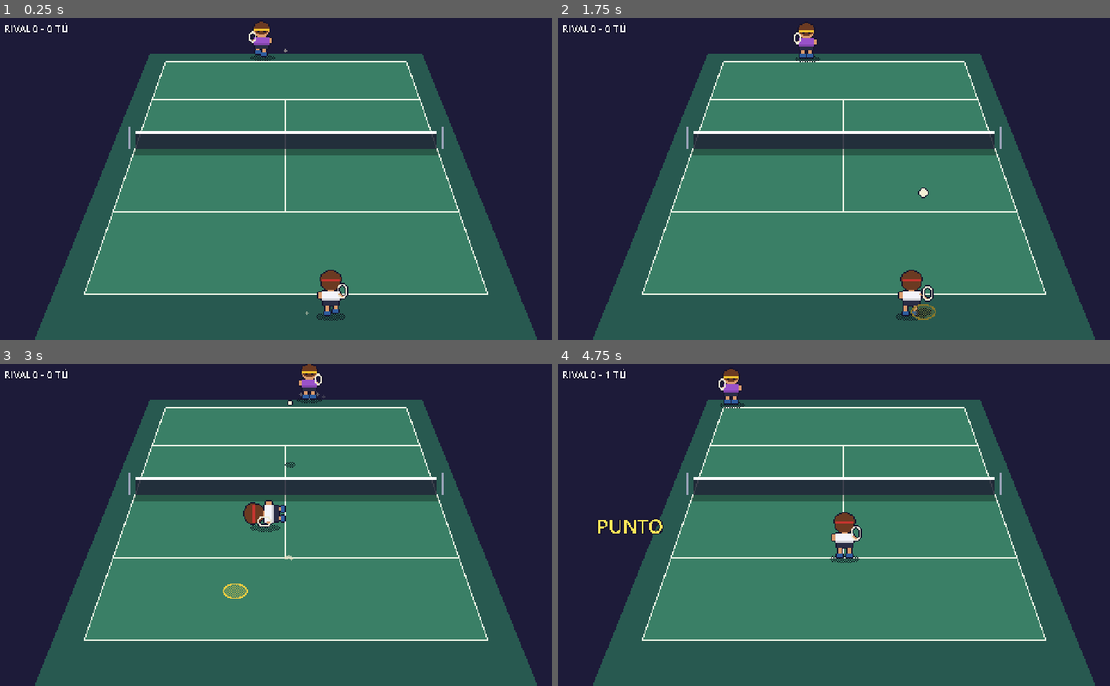
Above: before the commit, frames 1-4 (two rows, left to right).
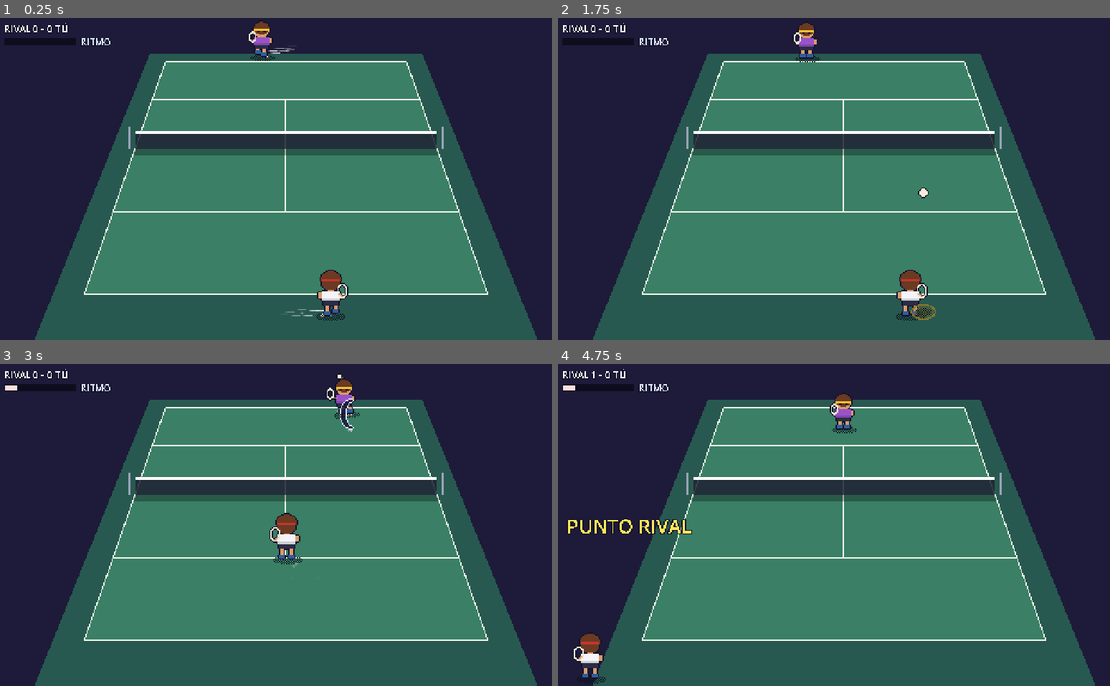
Above: after the commit, the same moments.

Repository: xNeku/Don-Tennis
Game: Godot game, scene res://scenes/pruebas/DemoPartido.tscn
The game is run twice, just before and just after one commit, with the same random seed, the same clock (stepped at 60 frames per second) and the same inputs. This scene is started directly instead of the project's main scene.
Inputs:
- Up to frame 1 (0.25 s): no input
- Up to frame 2 (1.75 s): hold W (mover_arriba) 0.53-1.28 s; tap K (globo) at 0.6, 1.55 s; tap I (plancha) at 0.8, 1.35 s; hold S (mover_abajo) from 1.28 s (still down)
- Up to frame 3 (3 s): release S (mover_abajo) at 2.03 s; hold W (mover_arriba) from 2.03 s (still down); tap L (dash) at 2.1 s; tap I (plancha) at 2.3 s; tap U (especial) at 2.85 s
- Up to frame 4 (4.75 s): tap K (globo) at 3.05, 3.6, 4.55 s; release W (mover_arriba) at 3.53 s; hold A (mover_izq) from 3.53 s (still down); tap I (plancha) at 3.8 s; tap J (golpear) at 4.35 s

The runs differ from the first frame. In frame 1, 0.4% of the frame differs, in the area x 0-61%, y 6-93%; in frame 2, 0.5%; in frame 3, 2.2%; in frame 4, 2.5%, in the area x 0-56%, y 1-100%.

Commit message:
fase 1: ritmo creciente, fricción de la pista y polvo de velocidad
- Peloteo que se acelera: la bola empieza lenta (x1.3 de tiempo de vuelo) y
  llega a x0.8 tras 12 golpes; el globo no se acelera y resta 3 golpes de ritmo
  (RitmoPartido, data/feel/ritmo.tres) + barra de ritmo en el HUD
- Fricción como dato de la pista: friccion_jugador (aceleración, frenado,
  derrape) y friccion_bola (bote y rodar); la IA predice con la misma fricción
- Polvo de velocidad: pisadas según velocidad, rachas detrás de quien corre a
  tope y polvo en el bote de bolas rápidas o potentes
- CLAUDE.md: no grabar ni mandar vídeos salvo que se pidan
- GDD: ritmo creciente, fricción y polvo decididos; demo con semilla 12

Co-Authored-By: Claude Sonnet 5.5 <noreply@anthropic.com>
Claude-Session: https://claude.ai/code/session_019rcxv5nUiwCP3epJLF2DMN

Diff:
--- /dev/null
+++ b/data/feel/ritmo.tres
@@ -0,0 +1,6 @@
+[gd_resource type="Resource" script_class="RitmoPartido" load_steps=2 format=3]
+
+[ext_resource type="Script" path="res://scripts/datos/ritmo_partido.gd" id="1_ritmo"]
+
+[resource]
+script = ExtResource("1_ritmo")
--- a/scenes/Bola.tscn
+++ b/scenes/Bola.tscn
@@ -1,9 +1,10 @@
-[gd_scene load_steps=15 format=3]
+[gd_scene load_steps=16 format=3]
 
 [ext_resource type="Script" path="res://scripts/mundo/bola.gd" id="1_bola"]
 [ext_resource type="Script" path="res://scripts/efectos/bola_visual.gd" id="2_visual"]
 [ext_resource type="Resource" path="res://data/bola/bola_base.tres" id="3_params"]
 [ext_resource type="Resource" path="res://data/feel/rampa_potencia.tres" id="13_rampa"]
+[ext_resource type="Resource" path="res://data/feel/ritmo.tres" id="14_ritmo"]
 [ext_resource type="Texture2D" path="res://art/placeholder/bola_5.png" id="4_b5"]
 [ext_resource type="Texture2D" path="res://art/placeholder/bola_7.png" id="5_b7"]
 [ext_resource type="Texture2D" path="res://art/placeholder/bola_9.png" id="6_b9"]
@@ -18,6 +19,7 @@
 visible = false
 script = ExtResource("1_bola")
 params = ExtResource("3_params")
+ritmo = ExtResource("14_ritmo")
 
 [node name="Visual" type="Node2D" parent="."]
 top_level = true
--- a/scenes/Partido.tscn
+++ b/scenes/Partido.tscn
@@ -21,6 +21,8 @@
 [ext_resource type="Texture2D" path="res://art/placeholder/destello_11.png" id="19_d11"]
 [ext_resource type="Texture2D" path="res://art/placeholder/destello_7.png" id="20_d7"]
 [ext_resource type="Texture2D" path="res://art/placeholder/polvo.png" id="21_polvo"]
+[ext_resource type="Texture2D" path="res://art/placeholder/racha_h.png" id="22_rh"]
+[ext_resource type="Texture2D" path="res://art/placeholder/racha_v.png" id="23_rv"]
 
 [node name="Partido" type="Node2D"]
 script = ExtResource("1_part")
@@ -59,6 +61,7 @@
 rampa = ExtResource("17_rampa")
 destellos = Array[Texture2D]([ExtResource("18_d15"), ExtResource("19_d11"), ExtResource("20_d7")])
 textura_polvo = ExtResource("21_polvo")
+rachas = Array[Texture2D]([ExtResource("22_rh"), ExtResource("23_rv")])
 
 [node name="Camara" type="Camera2D" parent="."]
 position = Vector2(240, 135)
@@ -78,6 +81,33 @@
 theme_override_font_sizes/font_size = 8
 text = "RIVAL 0 - 0 TÚ"
 
+[node name="RitmoFondo" type="ColorRect" parent="UI"]
+offset_left = 4.0
+offset_top = 17.0
+offset_right = 64.0
+offset_bottom = 23.0
+mouse_filter = 2
+color = Color(0.04, 0.04, 0.1, 0.85)
+
+[node name="RitmoBarra" type="ColorRect" parent="UI"]
+offset_left = 5.0
+offset_top = 18.0
+offset_right = 5.0
+offset_bottom = 22.0
+mouse_filter = 2
+
+[node name="RitmoTexto" type="Label" parent="UI"]
+offset_left = 68.0
+offset_top = 14.0
+offset_right = 120.0
+offset_bottom = 26.0
+mouse_filter = 2
+theme_override_colors/font_color = Color(0.85, 0.88, 1, 1)
+theme_override_colors/font_outline_color = Color(0.078, 0.071, 0.169, 1)
+theme_override_constants/outline_size = 3
+theme_override_font_sizes/font_size = 8
+text = "RITMO"
+
 [node name="Mensaje" type="Label" parent="UI"]
 offset_left = 4.0
 offset_top = 124.0
--- a/scenes/pruebas/DemoPartido.tscn
+++ b/scenes/pruebas/DemoPartido.tscn
@@ -5,4 +5,4 @@
 [node name="DemoPartido" instance=ExtResource("1_partido")]
 jugador_es_humano = false
 salir_tras_puntos = 3
-semilla = 29
+semilla = 12
--- /dev/null
+++ b/scripts/datos/ritmo_partido.gd
@@ -0,0 +1,22 @@
+class_name RitmoPartido
+extends Resource
+## El peloteo se acelera: la bola empieza lenta y gana velocidad con cada golpe seguido.
+## Los globos relajan el ritmo. Todo se ajusta en el inspector.
+
+## Multiplicador del tiempo de vuelo al empezar el peloteo (>1 = bola más lenta).
+@export var factor_inicial: float = 1.3
+## Multiplicador cuando el peloteo está a tope (<1 = bola más rápida).
+@export var factor_final: float = 0.8
+## Golpes seguidos hasta llegar al factor final.
+@export var golpes_hasta_maximo: int = 12
+## Cuántos golpes de ritmo se pierden al jugar un globo.
+@export var relajacion_globo: int = 3
+
+
+## 0 = peloteo recién empezado, 1 = a tope.
+func progreso(golpes: int) -> float:
+	return clampf(float(golpes) / float(maxi(golpes_hasta_maximo, 1)), 0.0, 1.0)
+
+
+func factor_tiempo(golpes: int) -> float:
+	return lerpf(factor_inicial, factor_final, progreso(golpes))
--- a/scripts/efectos/efectos_golpe.gd
+++ b/scripts/efectos/efectos_golpe.gd
@@ -24,10 +24,17 @@
 ## Destellos de mayor a menor (se muestran en secuencia).
 @export var destellos: Array[Texture2D] = []
 @export var textura_polvo: Texture2D
+## Rachas de velocidad: [horizontal, vertical].
+@export var rachas: Array[Texture2D] = []
+
+@export_group("Velocidad")
+## Velocidad (unidades/s) a partir de la cual un personaje deja rachas de velocidad.
+@export var velocidad_rachas: float = 78.0
 
 var _pista: Pista
 var _bola: Bola
 var _cuerpo_bola: Sprite2D
+var _personajes: Array = []
 var _hitstop: float = 0.0
 var _tick: int = 0
 var _rng: RandomNumberGenerator = RandomNumberGenerator.new()
@@ -42,6 +49,8 @@
 	_bola = b
 	_pista = p
 	_cuerpo_bola = b.get_node("Visual/Cuerpo") as Sprite2D
+	_personajes = personajes
+	b.rebote.connect(_on_rebote_bola)
 	for per: Personaje in personajes:
 		per.golpe_realizado.connect(_on_golpe)
 		per.polvo.connect(_on_polvo.bind(per))
@@ -62,10 +71,39 @@
 
 
 func _physics_process(_delta: float) -> void:
+	if get_tree().paused:
+		return
+	_tick += 1
+	_rachas_de_velocidad()
+	_estela_bola()
+
+
+# Rachas cortas detrás de quien corre a toda velocidad (el suelo "se lleva" el movimiento).
+func _rachas_de_velocidad() -> void:
+	if rachas.size() < 2 or _tick % 3 != 0 or _pista == null:
+		return
+	for per: Personaje in _personajes:
+		var v: Vector2 = per.vel
+		var rapidez: float = v.length()
+		if rapidez < velocidad_rachas or per.estado != Personaje.Estado.LIBRE or per.derrapando:
+			continue
+		var horizontal: bool = absf(v.x) >= absf(v.y)
+		var racha: Sprite2D = Sprite2D.new()
+		racha.texture = rachas[0] if horizontal else rachas[1]
+		var pie: Vector2 = _pista.proyectar(per.position).round()
+		var atras: Vector2 = -v.normalized()
+		racha.position = (pie + Vector2(atras.x * 10.0, atras.y * 7.0 - 4.0 + _rng.randf_range(-3.0, 3.0))).round()
+		racha.modulate = Color(1, 1, 1, clampf((rapidez - velocidad_rachas) / 40.0 + 0.35, 0.35, 0.8))
+		add_child(racha)
+		var tween: Tween = create_tween()
+		tween.tween_property(racha, "modulate:a", 0.0, 0.2)
+		tween.tween_callback(racha.queue_free)
+
+
+func _estela_bola() -> void:
 	# Estela de la bola cuando va potente.
-	if get_tree().paused or _bola == null or not _bola.activa or _bola.rodando or _bola.potencia < 0.5:
-		return
-	_tick += 1
+	if _bola == null or not _bola.activa or _bola.rodando or _bola.potencia < 0.5:
+		return
 	if _tick % 2 != 0:
 		return
 	var rastro: Sprite2D = Sprite2D.new()
@@ -126,6 +164,14 @@
 		_texto("¡PLANCHA!", pantalla, Color(0.85, 0.9, 1.0))
 	elif nivel >= 4:
 		_texto("BRUTAL", pantalla, color)
+
+
+# Polvo en el bote: más cuanto más potente y rápida va la bola.
+func _on_rebote_bola(punto: Vector2, _numero: int) -> void:
+	var rapidez: float = _bola.vel.length()
+	if _bola.potencia < 0.3 and rapidez < 170.0:
+		return
+	_on_polvo(punto, 1 + int(_bola.potencia * 4.0) + int(rapidez / 220.0))
 
 
 func _on_knockup(_per: Personaje) -> void:
@@ -170,7 +216,7 @@
 	tween.chain().tween_callback(etiqueta.queue_free)
 
 
-func _on_polvo(pos: Vector2, cantidad: int, _per: Personaje) -> void:
+func _on_polvo(pos: Vector2, cantidad: int, _per: Personaje = null) -> void:
 	if textura_polvo == null or _pista == null:
 		return
 	var base: Vector2 = _pista.proyectar(pos).round()
--- a/scripts/jugador/personaje.gd
+++ b/scripts/jugador/personaje.gd
@@ -147,10 +147,12 @@
 
 func _mover_libre(dir: Vector2, factor: float, delta: float, girar: bool) -> void:
 	var rapidez: float = vel.length()
+	# Agarre del suelo (fricción de la pista): más agarre = acelera, frena y gira antes.
+	var agarre: float = pista.friccion_jugador
 	# Cambio brusco de sentido a velocidad: derrape (peso del personaje).
 	if _derrape_t <= 0.0 and not auto_activo and dir.length() > 0.3 \
 			and rapidez >= params.derrape_velocidad_min and vel.normalized().dot(dir.normalized()) < -0.35:
-		_derrape_t = params.derrape_duracion * clampf(rapidez / params.velocidad_max, 0.0, 1.0)
+		_derrape_t = params.derrape_duracion * clampf(rapidez / params.velocidad_max, 0.0, 1.0) / agarre
 		polvo.emit(position, 6)
 		_t_polvo = 0.06
 		derrape_iniciado.emit()
@@ -158,9 +160,9 @@
 	if derrapando:
 		_derrape_t -= delta
 		# Desliza: fricción fuerte sobre el movimiento anterior y poco control hacia el nuevo sentido.
-		vel = vel.move_toward(Vector2.ZERO, params.derrape_friccion * delta)
+		vel = vel.move_toward(Vector2.ZERO, params.derrape_friccion * agarre * delta)
 		if dir.length() > 0.1:
-			vel += dir * params.aceleracion * params.derrape_control * delta
+			vel += dir * params.aceleracion * agarre * params.derrape_control * delta
 		if _t_polvo <= 0.0:
 			polvo.emit(position, 2)
 			_t_polvo = 0.06
@@ -169,14 +171,15 @@
 			mirando_derecha = vel.x > 0.0
 		return
 	var objetivo: Vector2 = dir * params.velocidad_max * factor
-	var aceleracion: float = params.aceleracion if dir.length() > 0.1 else params.deceleracion
+	var aceleracion: float = (params.aceleracion if dir.length() > 0.1 else params.deceleracion) * agarre
 	if dir.length() <= 0.1 and rapidez > 85.0 and _t_polvo <= 0.0:
 		# Frenazo en seco desde la carrera.
 		polvo.emit(position, 3)
 		_t_polvo = 0.2
-	elif rapidez > 80.0 and _t_polvo <= 0.0:
-		polvo.emit(position, 1)
-		_t_polvo = 0.24
+	elif rapidez > 55.0 and _t_polvo <= 0.0:
+		# Pisadas: más polvo y más seguido cuanto más rápido corres.
+		polvo.emit(position, 1 + int(rapidez / 90.0))
+		_t_polvo = lerpf(0.2, 0.1, clampf(rapidez / params.velocidad_max, 0.0, 1.0))
 	vel = vel.move_toward(objetivo, aceleracion * delta)
 	position += vel * delta
 	if girar and absf(vel.x) > 12.0:
@@ -366,6 +369,11 @@
 	if parry:
 		tiempo /= params.mult_parry
 		potencia += 0.25
+	# El peloteo se acelera con cada golpe seguido; los globos ni se aceleran ni suben el ritmo.
+	var es_globo: bool = swing_globo or emergencia
+	var ritmo_golpes: int = b.golpes_en_juego
+	if not es_globo and b.ritmo != null:
+		tiempo *= b.ritmo.factor_tiempo(ritmo_golpes)
 	if emergencia:
 		potencia = 0.1
 	if knock:
@@ -403,6 +411,10 @@
 	}
 	b.lanzar_hacia(b.position, maxf(b.z, 4.0), destino, tiempo, potencia)
 	b.ultimo_golpeador = lado
+	b.golpes_en_juego += 1
+	if es_globo and b.ritmo != null:
+		# El globo relaja el peloteo.
+		b.golpes_en_juego = maxi(b.golpes_en_juego - b.ritmo.relajacion_globo, 0)
 
 	if knock:
 		_empezar_knockup()
--- a/scripts/mundo/bola.gd
+++ b/scripts/mundo/bola.gd
@@ -12,6 +12,8 @@
 signal detenida()
 
 @export var params: ParametrosBola
+## Aceleración del peloteo (ver RitmoPartido).
+@export var ritmo: RitmoPartido
 
 var pista: Pista
 var z: float = 0.0
@@ -26,6 +28,8 @@
 var rodando: bool = false
 ## Lado (Personaje.Lado) de quien la golpeó por última vez; -1 si nadie (p. ej. al lanzar al aire en el saque).
 var ultimo_golpeador: int = -1
+## Golpes seguidos en el punto actual (sube el ritmo; los globos lo relajan).
+var golpes_en_juego: int = 0
 
 
 ## Lanza la bola con velocidades explícitas.
@@ -63,6 +67,7 @@
 	var roda: bool = rodando
 	var reb: int = rebotes
 	var g: float = params.gravedad
+	var f: float = _friccion()
 	var t: float = 0.0
 	while t < duracion:
 		var restante: float = paso
@@ -78,7 +83,7 @@
 				zz = 0.0
 				reb += 1
 				var vz_nueva: float = -vzz * params.restitucion
-				v *= params.friccion_rebote
+				v *= pow(params.friccion_rebote, f)
 				if vz_nueva < params.velocidad_minima_rebote:
 					vzz = 0.0
 					roda = true
@@ -87,7 +92,7 @@
 				restante -= t_suelo
 			elif roda:
 				p += v * restante
-				v *= exp(-params.friccion_rodar * restante)
+				v *= exp(-params.friccion_rodar * f * restante)
 				restante = 0.0
 			else:
 				zz += vzz * restante - 0.5 * g * restante * restante
@@ -142,7 +147,7 @@
 	var z_previa: float = z
 	if rodando:
 		position += vel * t
-		vel *= exp(-params.friccion_rodar * t)
+		vel *= exp(-params.friccion_rodar * _friccion() * t)
 		if vel.length() < params.velocidad_parada:
 			_detener()
 	else:
@@ -178,7 +183,7 @@
 func _rebotar() -> void:
 	rebotes += 1
 	var vz_nueva: float = -vz * params.restitucion
-	vel *= params.friccion_rebote
+	vel *= pow(params.friccion_rebote, _friccion())
 	if vz_nueva < params.velocidad_minima_rebote:
 		vz = 0.0
 		rodando = true
@@ -187,6 +192,10 @@
 	rebote.emit(position, rebotes)
 
 
+func _friccion() -> float:
+	return pista.friccion_bola if pista != null else 1.0
+
+
 ## Detiene la bola (se queda donde está) sin emitir `detenida`.
 func parar() -> void:
 	activa = false
--- a/scripts/mundo/partido.gd
+++ b/scripts/mundo/partido.gd
@@ -26,6 +26,7 @@
 @onready var camara: CamaraFeel = $Camara
 @onready var _etiqueta_marcador: Label = $UI/Marcador
 @onready var _etiqueta_mensaje: Label = $UI/Mensaje
+@onready var _barra_ritmo: ColorRect = $UI/RitmoBarra
 @onready var _entrada_humana: EntradaHumana = $Jugador/EntradaHumana
 @onready var _ia_jugador: ControlIA = $Jugador/ControlIA
 @onready var _ia_rival: ControlIA = $Rival/ControlIA
@@ -61,6 +62,7 @@
 
 
 func _physics_process(delta: float) -> void:
+	_actualizar_barra_ritmo()
 	match fase:
 		Fases.Fase.PREPARANDO:
 			_t_fase -= delta
@@ -77,6 +79,15 @@
 					_preparar_saque()
 
 
+# Barra de ritmo del peloteo: sube con cada golpe seguido y baja con los globos.
+func _actualizar_barra_ritmo() -> void:
+	if bola.ritmo == null:
+		return
+	var progreso: float = bola.ritmo.progreso(bola.golpes_en_juego)
+	_barra_ritmo.size.x = roundf(58.0 * progreso)
+	_barra_ritmo.color = Color(1.0, 1.0 - progreso * 0.75, 1.0 - progreso * 0.85)
+
+
 func _preparar_saque() -> void:
 	fase = Fases.Fase.PREPARANDO
 	_t_fase = tiempo_preparar
@@ -85,6 +96,7 @@
 	bola.visible = false
 	bola.ultimo_golpeador = Personaje.NINGUNO
 	golpes_en_punto = 0
+	bola.golpes_en_juego = 0
 	servidor = ((primer_servidor + _total_puntos / saque_cada) % 2) as Personaje.Lado
 	var rect: Rect2 = pista.rect_juego()
 	var centro: float = rect.position.x + rect.size.x * 0.5
--- a/scripts/mundo/pista.gd
+++ b/scripts/mundo/pista.gd
@@ -9,6 +9,10 @@
 @export var alto_red: float = 14.0
 ## Cuánto sube la bola en pantalla por cada unidad de altura z (en la escala local de la bola).
 @export var factor_altura: float = 0.6
+## Agarre del suelo para los jugadores: más = acelera, frena y gira antes; menos = resbala (tierra, hielo).
+@export_range(0.3, 2.0, 0.05) var friccion_jugador: float = 1.0
+## Fricción del suelo sobre la bola: más = pierde más velocidad al botar y al rodar.
+@export_range(0.3, 2.0, 0.05) var friccion_bola: float = 1.0
 
 
 ## Rectángulo de juego (dentro de las líneas), en coordenadas lógicas.
Binary file added: art/placeholder/racha_h.png
Not shown, added: art/placeholder/racha_h.png.import
Binary file added: art/placeholder/racha_v.png
Not shown, added: art/placeholder/racha_v.png.import
Not shown: 1 places in scenes/Partido.tscn that only renumber resources
Not shown, added: scripts/datos/ritmo_partido.gd.uid
Not shown, changed: CLAUDE.md
Not shown, changed: docs/GDD.md
